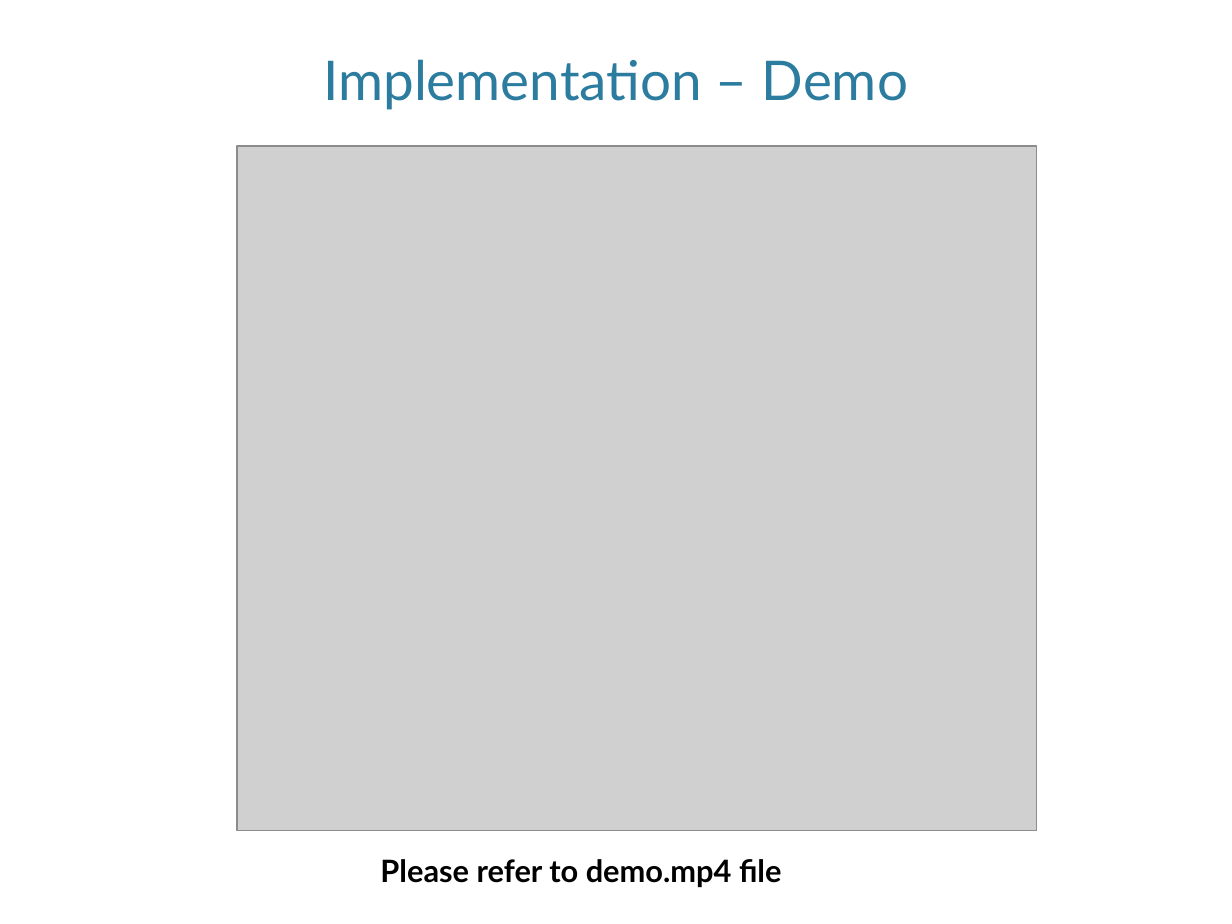
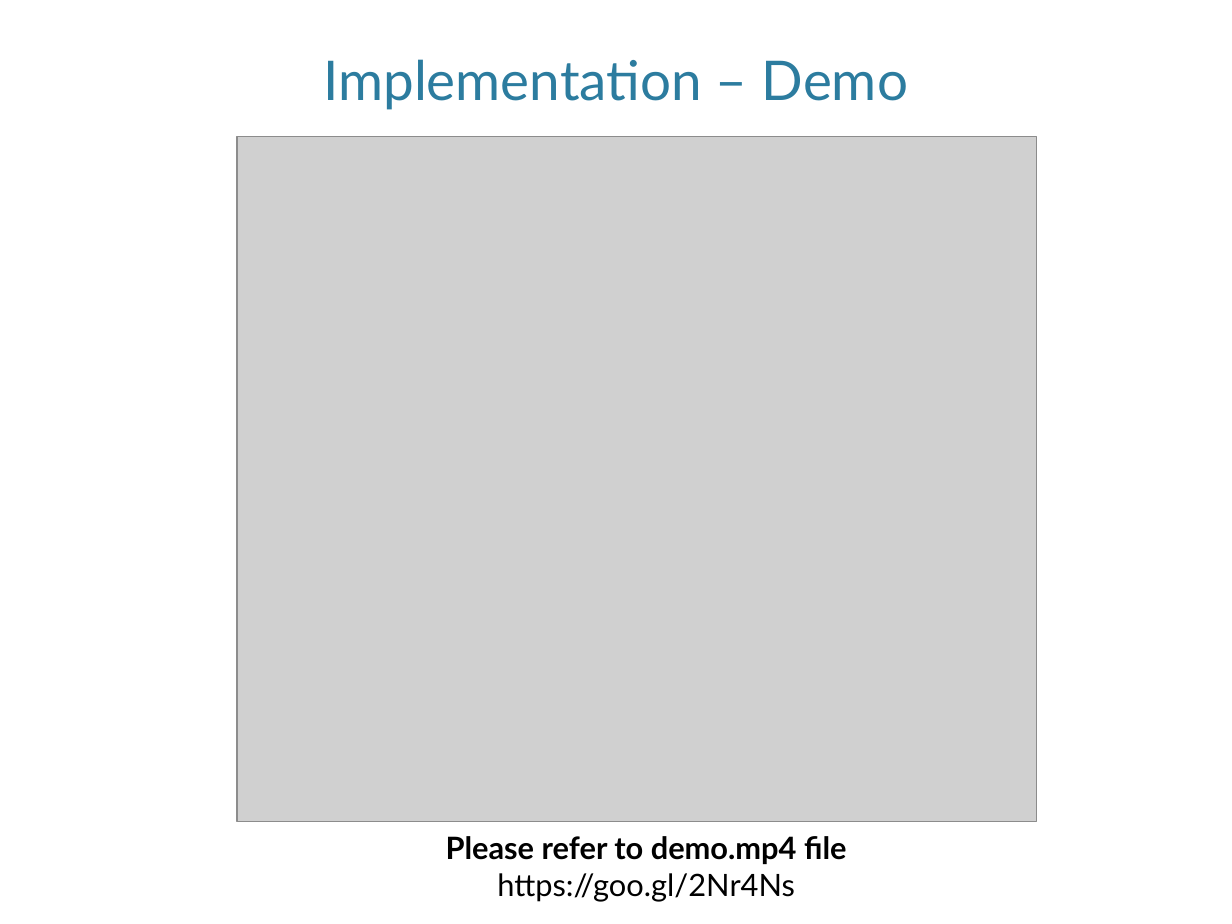
Before and after one commit to flybigcat/WebProject_Comparison, a slide deck: slide 9 of philips/documentation.pptx. Drawn at 1232x924 pixels with LibreOffice and Linux fonts; fonts in the diff are those of the drawing; grey boxes stand for pictures; background and template pictures are left out. Boxes give left, top, right and bottom in pixels: in the first picture for what was removed or moved away, otherwise in the second. Text is boxed around its words. In the diff, an @@ line names an element or a change of style, - is before the commit and + after.

Commit message:
demo link to shorten cut

```diff
--- a/philips/documentation.pptx
+++ b/philips/documentation.pptx
@@ picture: place and size @@
-picture at box(237, 147, 1036, 832)
+picture at box(237, 137, 1036, 822)
@@ text "Please refer to demo.mp4 file": place and size @@
-text "Please refer to demo.mp4 file" at box(380, 859, 782, 887)
+text "Please refer to demo.mp4 file" at box(446, 836, 847, 902)
@@ text at box(446, 836, 847, 864): alignment left to centre @@
@@ text at box(497, 873, 795, 902): paragraph added @@
+https://goo.gl/2Nr4Ns
```
Also in this commit, not shown: 2 other files.
